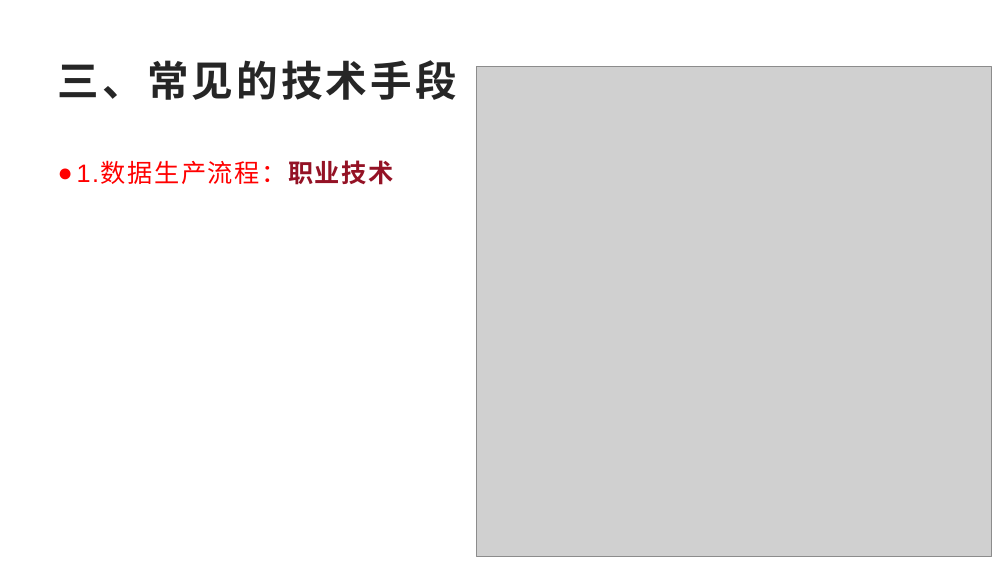
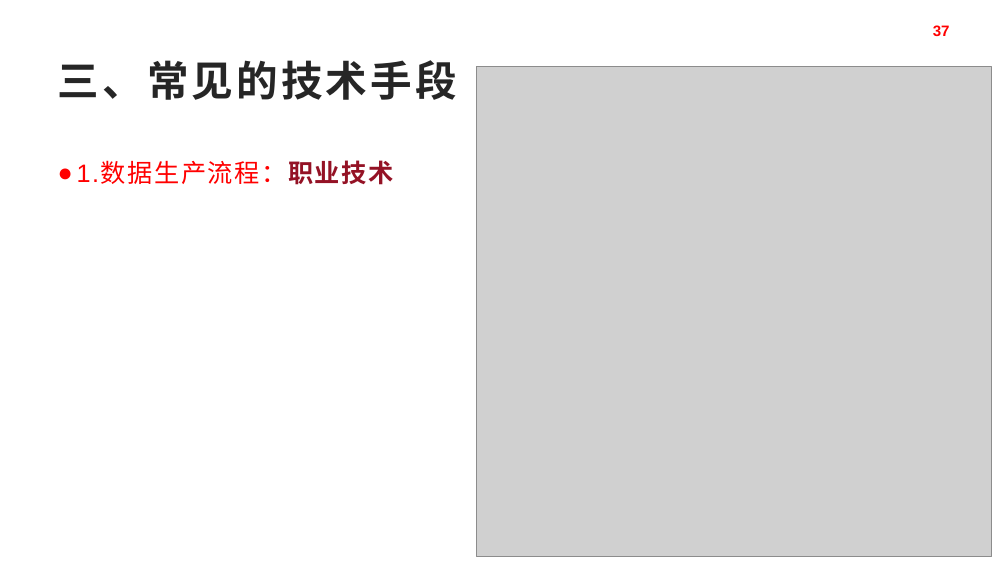
Before and after one commit to pkcile/firstPage, a slide deck: slide 37 of job/gis/download/GIS行业应用-12-28.pptx. Drawn at 1008x567 pixels with LibreOffice and Linux fonts; fonts in the diff are those of the drawing; grey boxes stand for pictures. Boxes give left, top, right and bottom in pixels: in the first picture for what was removed or moved away, otherwise in the second. Text is boxed around its words. In the diff, an @@ line names an element or a change of style, - is before the commit and + after.

```diff
--- a/job/gis/download/GIS行业应用-12-28.pptx
+++ b/job/gis/download/GIS行业应用-12-28.pptx
@@ page number added at [933,25,950,36], 14.4 pt, text #FF0000, bold @@
+37
```
Also in this commit, not shown: 66 other slides changed, 1 slide added, 2 slides removed, 3 other files.
